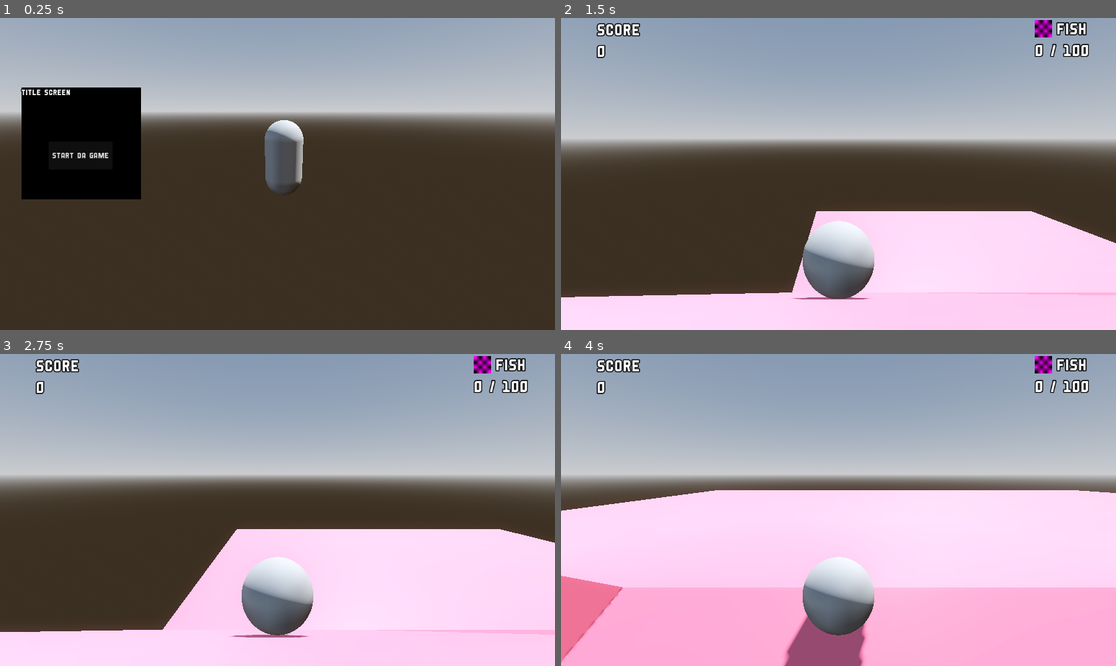
Above: before the commit, frames 1-4 (two rows, left to right).
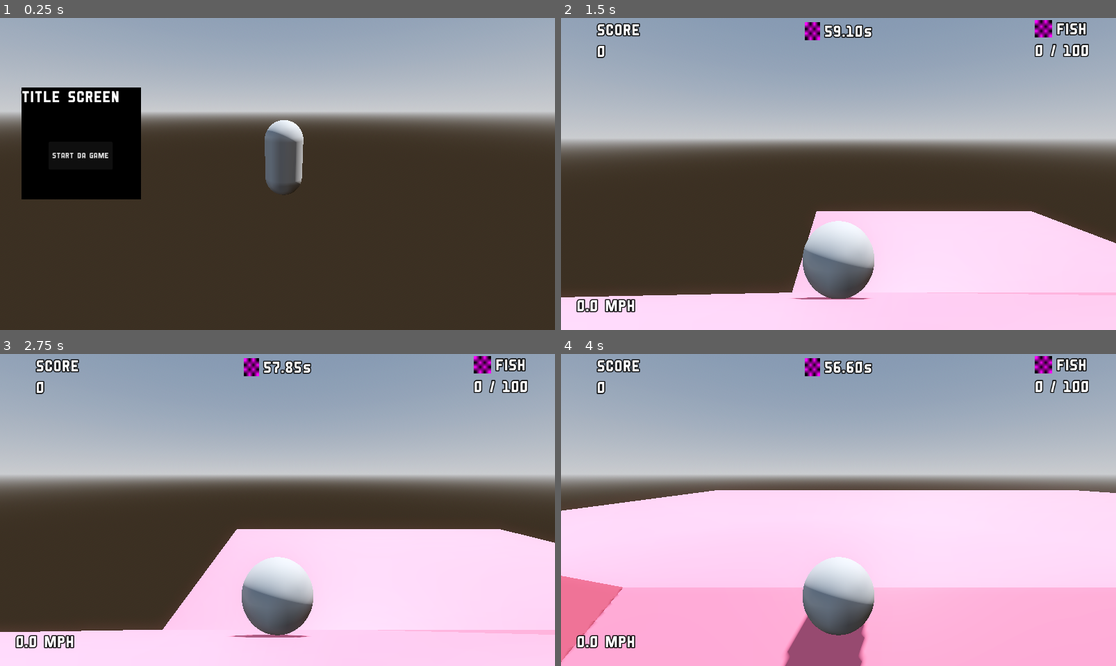
Above: after the commit, the same moments.

Repository: enmae/20-Games-Challenge-Jam-2025
Game: Godot game, scene res://scenes/title_screen/title_screen.tscn
Same seed, same stepped clock (60 frames per second), same inputs: the game is played once before the commit and once after it.
Inputs (mouse positions are in pixels of both pictures, inside the frame that each line leads up to):
- Up to frame 1 (0.25 s): no input
- Up to frame 2 (1.5 s): click "START DA GAME" at 0.5 s; move the mouse to (960, 158) at 1.27 s
- Up to frame 3 (2.75 s): move the mouse to (166, 525) at 2.02 s; hold A (left) from 2.03 s (still down)
- Up to frame 4 (4 s): move the mouse to (894, 441) at 2.77 s; release A (left) at 2.78 s; move the mouse to (810, 572) at 3.52 s

The runs differ from the first frame. In frame 1, 0.4% of the frame differs, in the area x 3-22%, y 22-28%; in frame 2, 0.8%; in frame 3, 0.8%; in frame 4, 0.9%, in the area x 2-57%, y 1-95%.

Commit message:
Added a level timer which removes a life upon timing out; Attempted to track character speed in the ui (massive failure so far)

Diff:
--- a/Super Monkey Ball Clone/super-monkey-ball-clone/assets/themes/theme.tres
+++ b/Super Monkey Ball Clone/super-monkey-ball-clone/assets/themes/theme.tres
@@ -8,5 +8,6 @@
 Button/fonts/font = ExtResource("1_7egdk")
 Label/colors/font_outline_color = Color(0, 0, 0, 1)
 Label/constants/outline_size = 8
+Label/font_sizes/font_size = 32
 Label/fonts/font = ExtResource("1_7egdk")
 PanelContainer/styles/panel = SubResource("StyleBoxEmpty_7egdk")
--- a/Super Monkey Ball Clone/super-monkey-ball-clone/prefabs/character/character.gd
+++ b/Super Monkey Ball Clone/super-monkey-ball-clone/prefabs/character/character.gd
@@ -1,6 +1,9 @@
 extends RigidBody3D
 
+var previous_position
+
 func _process(delta: float) -> void:
+	previous_position = position
 
 	if Input.is_action_pressed("left"):
 		PhysicsServer3D.area_set_param(get_viewport().find_world_3d().space,
--- a/Super Monkey Ball Clone/super-monkey-ball-clone/prefabs/character/character.tscn
+++ b/Super Monkey Ball Clone/super-monkey-ball-clone/prefabs/character/character.tscn
@@ -9,7 +9,7 @@
 
 [sub_resource type="SphereShape3D" id="SphereShape3D_tgg11"]
 
-[node name="Character" type="RigidBody3D" groups=["character"]]
+[node name="Character" type="RigidBody3D" groups=["player"]]
 physics_material_override = SubResource("PhysicsMaterial_tgg11")
 lock_rotation = true
 script = ExtResource("1_up5c1")
--- a/Super Monkey Ball Clone/super-monkey-ball-clone/prefabs/death_zone/death_zone.gd
+++ b/Super Monkey Ball Clone/super-monkey-ball-clone/prefabs/death_zone/death_zone.gd
@@ -1,6 +1,6 @@
 extends Area3D
 
-func _on_body_entered(body:Node3D) -> void:
+func _on_body_entered(_body: Node3D) -> void:
 	GameEvents.emit_life_removed()
 	print("died")
-	## TODO: Re-position the player at the start of the level
+	## TODO: Restart level
--- a/Super Monkey Ball Clone/super-monkey-ball-clone/prefabs/ui/hud/hud.gd
+++ b/Super Monkey Ball Clone/super-monkey-ball-clone/prefabs/ui/hud/hud.gd
@@ -3,6 +3,7 @@
 @onready var lives_ui = $%LivesUI
 @onready var fish_count = $%FishCount
 @onready var total_score = $%TotalScore
+@onready var speed_ui = $%SpeedUI
 
 func _ready() -> void:
 	show_hud()
@@ -11,8 +12,10 @@
 	lives_ui.visible = true
 	fish_count.visible = true
 	total_score.visible = true
+	speed_ui.visible = true
 
 func hide_hud():
 	lives_ui.visible = false
 	fish_count.visible = false
 	total_score.visible = false
+	speed_ui.visible = false
--- a/Super Monkey Ball Clone/super-monkey-ball-clone/prefabs/ui/hud/hud.tscn
+++ b/Super Monkey Ball Clone/super-monkey-ball-clone/prefabs/ui/hud/hud.tscn
@@ -1,9 +1,10 @@
-[gd_scene load_steps=5 format=3 uid="uid://ynxhpflixwav"]
+[gd_scene load_steps=6 format=3 uid="uid://ynxhpflixwav"]
 
 [ext_resource type="Script" uid="uid://cjumovlj551th" path="res://prefabs/ui/hud/hud.gd" id="1_dsf3i"]
 [ext_resource type="PackedScene" uid="uid://b4qq6ossnjq0c" path="res://prefabs/ui/lives/lives_ui.tscn" id="2_3f6uq"]
 [ext_resource type="PackedScene" uid="uid://bafghw5sjkie1" path="res://prefabs/ui/fish_count/fish_count.tscn" id="3_f7va4"]
 [ext_resource type="PackedScene" uid="uid://bhhtuwihhbr1t" path="res://prefabs/ui/score/total_score.tscn" id="4_16ybw"]
+[ext_resource type="PackedScene" uid="uid://clhfolea1jg30" path="res://prefabs/ui/speed_ui/speed_ui.tscn" id="5_3f6uq"]
 
 [node name="HUD" type="CanvasLayer"]
 script = ExtResource("1_dsf3i")
@@ -19,3 +20,7 @@
 [node name="TotalScore" parent="." instance=ExtResource("4_16ybw")]
 unique_name_in_owner = true
 visible = false
+
+[node name="SpeedUI" parent="." instance=ExtResource("5_3f6uq")]
+unique_name_in_owner = true
+visible = false
--- /dev/null
+++ b/Super Monkey Ball Clone/super-monkey-ball-clone/prefabs/ui/hud/level_timer.gd
@@ -0,0 +1,19 @@
+extends CanvasLayer
+
+@export var level_time: float
+
+@onready var timer: Timer = $%Timer
+@onready var timer_label: Label = $%TimerLabel
+
+func _ready() -> void:
+	timer.wait_time = level_time
+	timer.start()
+
+	timer.timeout.connect(on_timer_timeout)
+
+func _process(_delta: float) -> void:
+	timer_label.text = str("%2.2f" % timer.time_left) + "s"
+
+func on_timer_timeout():
+	GameEvents.emit_life_removed()
+	## TODO: Reset level + send player to start
--- /dev/null
+++ b/Super Monkey Ball Clone/super-monkey-ball-clone/prefabs/ui/hud/level_timer.tscn
@@ -0,0 +1,42 @@
+[gd_scene load_steps=3 format=3 uid="uid://j27r247mmmv8"]
+
+[ext_resource type="Script" uid="uid://bqvj2ve73c0xb" path="res://prefabs/ui/hud/level_timer.gd" id="1_hemt7"]
+
+[sub_resource type="PlaceholderTexture2D" id="PlaceholderTexture2D_n0ne3"]
+size = Vector2(32, 32)
+
+[node name="LevelTimer" type="CanvasLayer"]
+script = ExtResource("1_hemt7")
+level_time = 60.0
+
+[node name="PanelContainer" type="PanelContainer" parent="."]
+anchors_preset = 5
+anchor_left = 0.5
+anchor_right = 0.5
+offset_left = -56.0
+offset_right = 56.0
+offset_bottom = 56.0
+grow_horizontal = 2
+
+[node name="MarginContainer" type="MarginContainer" parent="PanelContainer"]
+layout_mode = 2
+size_flags_horizontal = 4
+size_flags_vertical = 4
+
+[node name="HBoxContainer" type="HBoxContainer" parent="PanelContainer/MarginContainer"]
+layout_mode = 2
+theme_override_constants/separation = 8
+
+[node name="TextureRect" type="TextureRect" parent="PanelContainer/MarginContainer/HBoxContainer"]
+layout_mode = 2
+texture = SubResource("PlaceholderTexture2D_n0ne3")
+
+[node name="TimerLabel" type="Label" parent="PanelContainer/MarginContainer/HBoxContainer"]
+unique_name_in_owner = true
+layout_mode = 2
+theme_override_font_sizes/font_size = 32
+text = "60.00s"
+
+[node name="Timer" type="Timer" parent="."]
+unique_name_in_owner = true
+one_shot = true
--- /dev/null
+++ b/Super Monkey Ball Clone/super-monkey-ball-clone/prefabs/ui/speed_ui/speed_ui.gd
@@ -0,0 +1,11 @@
+extends CanvasLayer
+
+@onready var speed_value: Label = $"%Speed Value"
+
+func _process(delta: float) -> void:
+	var player = get_tree().get_first_node_in_group("player")
+
+	# var current_velocity = (player.position - player.previous_position) / delta
+	## TODO: Get proper previous position to get speed to send to ui
+	var current_speed = player.previous_position.distance_to(player.position) / delta
+	speed_value.text = str(current_speed) + " MPH"
--- /dev/null
+++ b/Super Monkey Ball Clone/super-monkey-ball-clone/prefabs/ui/speed_ui/speed_ui.tscn
@@ -0,0 +1,26 @@
+[gd_scene load_steps=2 format=3 uid="uid://clhfolea1jg30"]
+
+[ext_resource type="Script" uid="uid://bbtlufexutl1q" path="res://prefabs/ui/speed_ui/speed_ui.gd" id="1_i7ec3"]
+
+[node name="SpeedUI" type="CanvasLayer"]
+script = ExtResource("1_i7ec3")
+
+[node name="PanelContainer" type="PanelContainer" parent="."]
+anchors_preset = 2
+anchor_top = 1.0
+anchor_bottom = 1.0
+offset_top = -40.0
+offset_right = 46.0
+grow_vertical = 0
+
+[node name="MarginContainer" type="MarginContainer" parent="PanelContainer"]
+layout_mode = 2
+theme_override_constants/margin_left = 32
+theme_override_constants/margin_top = 32
+theme_override_constants/margin_right = 32
+theme_override_constants/margin_bottom = 32
+
+[node name="Speed Value" type="Label" parent="PanelContainer/MarginContainer"]
+unique_name_in_owner = true
+layout_mode = 2
+text = "0 MPH"
--- a/Super Monkey Ball Clone/super-monkey-ball-clone/project.godot
+++ b/Super Monkey Ball Clone/super-monkey-ball-clone/project.godot
@@ -35,7 +35,7 @@
 
 [global_group]
 
-character=""
+player=""
 
 [gui]
 
--- a/Super Monkey Ball Clone/super-monkey-ball-clone/scenes/greybox/greybox.tscn
+++ b/Super Monkey Ball Clone/super-monkey-ball-clone/scenes/greybox/greybox.tscn
@@ -1,10 +1,11 @@
-[gd_scene load_steps=9 format=3 uid="uid://06pacwgoo4wh"]
+[gd_scene load_steps=10 format=3 uid="uid://06pacwgoo4wh"]
 
 [ext_resource type="PackedScene" uid="uid://gbuuwgqqie5d" path="res://assets/models/greybox/greybox.gltf" id="1_xwyt4"]
 [ext_resource type="PackedScene" uid="uid://bfywu8if32nt2" path="res://prefabs/character/character.tscn" id="2_mi44d"]
 [ext_resource type="PackedScene" uid="uid://c8fgapv0b0xay" path="res://prefabs/death_zone/death_zone.tscn" id="4_7uk4v"]
 [ext_resource type="PackedScene" uid="uid://dg2tjeo0eo4rf" path="res://prefabs/collectables/fish/fish.tscn" id="4_rss2v"]
 [ext_resource type="PackedScene" uid="uid://ynxhpflixwav" path="res://prefabs/ui/hud/hud.tscn" id="5_7uk4v"]
+[ext_resource type="PackedScene" uid="uid://j27r247mmmv8" path="res://prefabs/ui/hud/level_timer.tscn" id="6_51pxw"]
 
 [sub_resource type="ProceduralSkyMaterial" id="ProceduralSkyMaterial_62ugy"]
 sky_horizon_color = Color(0.662243, 0.671743, 0.686743, 1)
@@ -341,5 +342,7 @@
 
 [node name="HUD" parent="." instance=ExtResource("5_7uk4v")]
 
+[node name="LevelTimer" parent="." instance=ExtResource("6_51pxw")]
+
 [editable path="greybox"]
 [editable path="DeathZone"]
Not shown, added: Super Monkey Ball Clone/super-monkey-ball-clone/prefabs/ui/hud/level_timer.gd.uid
Not shown, added: Super Monkey Ball Clone/super-monkey-ball-clone/prefabs/ui/speed_ui/speed_ui.gd.uid
